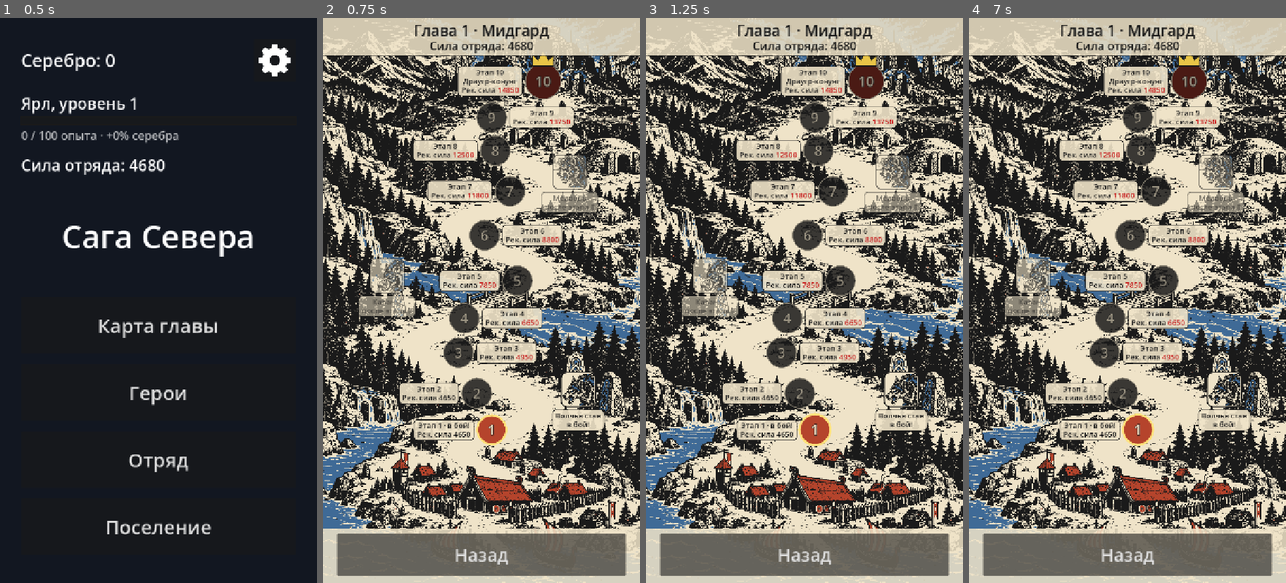
Above: before the commit, frames 1-4 (left to right).
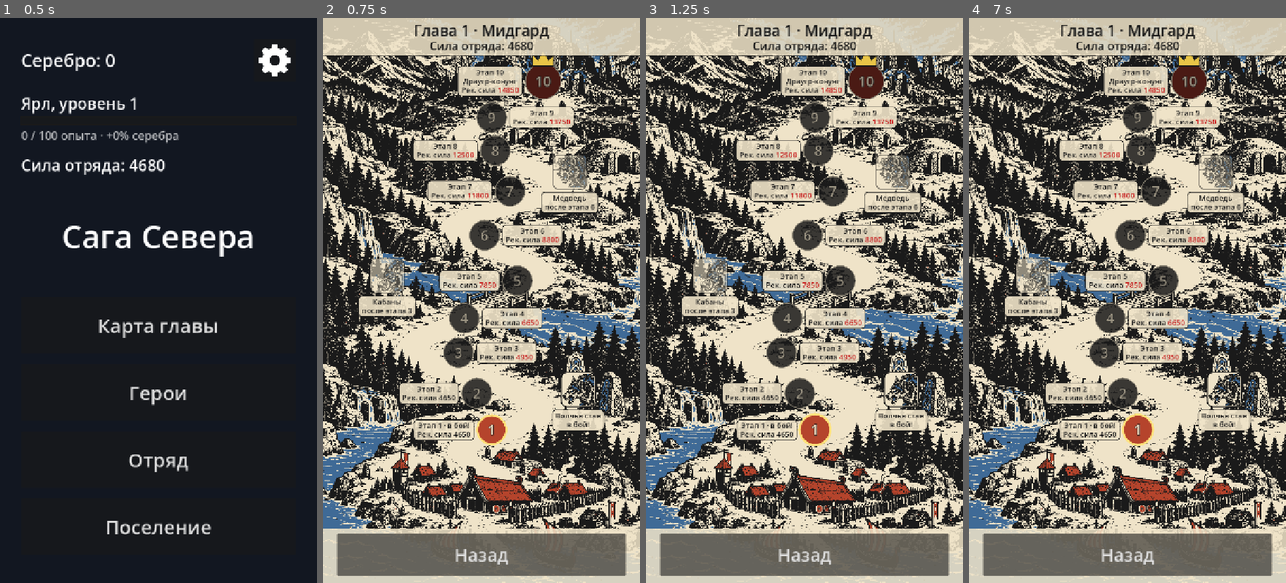
Above: after the commit, the same moments.

Repository: kozyrevdmit-create/saga-severa
Game: Godot game, scene res://scenes/main_menu.tscn
The game is run twice, just before and just after one commit, with the same random seed, the same clock (stepped at 60 frames per second) and the same inputs.
Inputs (mouse positions are in pixels of both pictures, inside the frame that each line leads up to):
- Up to frame 1 (0.5 s): no input
- Up to frame 2 (0.75 s): click "Карта главы" at 0.5 s
- Up to frame 3 (1.25 s): no input
- Up to frame 4 (7 s): click (1105, 430) at 1.25 s; click "Отступить" at 2 s; click "Авто: выкл" at 2.75 s; click "x1" at 3.5 s; click (1026, 526) at 4.27 s; click (1127, 526) at 5.02 s; click (1228, 526) at 5.77 s; click "На карту" at 6.5 s

Frame 1 is identical in both runs. In frame 2, 0.9% of the frame differs, in the area x 10-87%, y 30-53%; in frame 3, 0.9%; in frame 4, 0.9%.

Commit message:
M9: у закрытой стаи бледнеет только портрет, подпись читается
Co-Authored-By: Claude Opus 5.5 <noreply@anthropic.com>

Diff:
--- a/scripts/ui/map_screen.gd
+++ b/scripts/ui/map_screen.gd
@@ -198,7 +198,7 @@
 
 
 ## Three looks: on the map (portrait, tappable), away («через 1:24» where the pack stood, no portrait),
-## locked (dimmed, «после этапа N»).
+## locked (dimmed portrait, «после этапа N»).
 func _refresh_pack(pack_id: String) -> void:
 	var data = GameState.data
 	var progress = GameState.progress
@@ -216,7 +216,7 @@
 	else:
 		status.text = "в бой!"
 	button.disabled = state != "ready"
-	button.modulate = Color(1, 1, 1, 0.6) if state == "locked" else Color.WHITE
+	marker["token"].modulate = Color(1, 1, 1, 0.55) if state == "locked" else Color.WHITE  # the caption stays readable
 	marker["token"].visible = state != "away"
 	marker["side"] = "center" if state == "away" else "below"
 	marker["state"] = state
